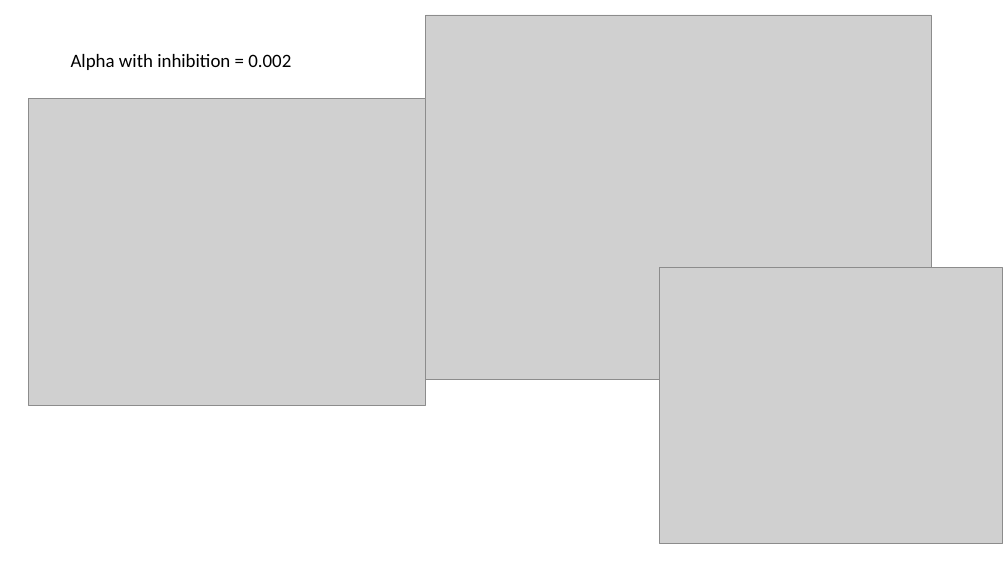
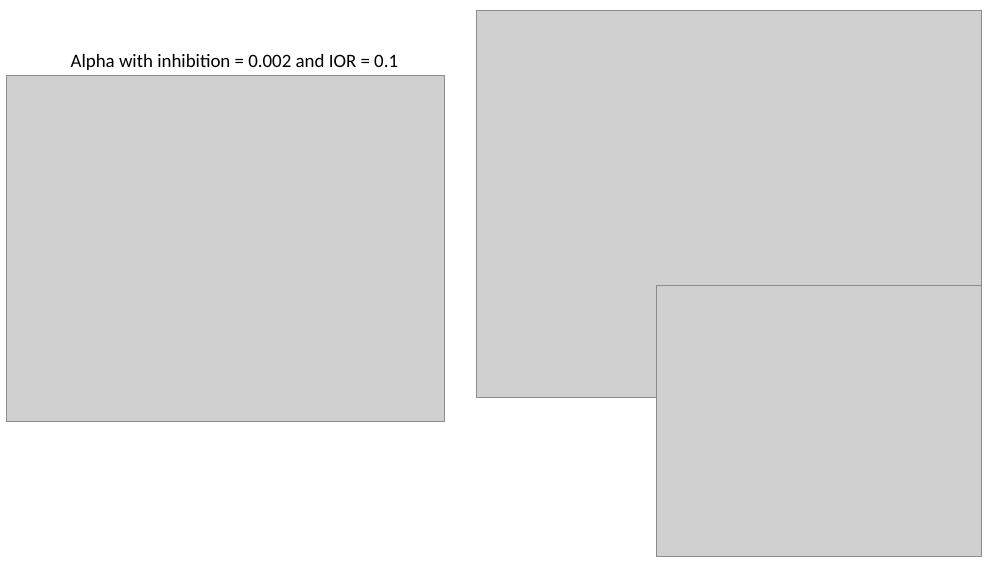
Before and after one commit to oberauer/IM.Simulation, a slide deck: slide 135 of IMSim.Mediated.Results.pptx (slide 136 before the commit). Drawn at 1008x567 pixels with LibreOffice and Linux fonts; fonts in the diff are those of the drawing; grey boxes stand for pictures. Boxes give left, top, right and bottom in pixels: in the first picture for what was removed or moved away, otherwise in the second. Text is boxed around its words. In the diff, an @@ line names an element or a change of style, - is before the commit and + after.

Commit message:
Extended GlobalInhib
Added IOR in the RK4, added more diagnostics

```diff
--- a/IMSim.Mediated.Results.pptx
+++ b/IMSim.Mediated.Results.pptx
@@ picture: place and size @@
-picture at <box>426,15,931,380</box>
+picture at <box>476,11,982,398</box>
@@ text at <box>71,54,398,70</box>: text changed @@
-Alpha with inhibition = 0.002
+Alpha with inhibition = 0.002 and IOR = 0.1
@@ picture: place and size @@
-picture at <box>29,98,426,405</box>
+picture at <box>6,76,445,422</box>
@@ picture: place and size @@
-picture at <box>659,267,1002,544</box>
+picture at <box>656,286,982,557</box>
```
Also in this commit, not shown: 1 other slide changed, 1 slide added, 1 slide removed, 3 other files.
